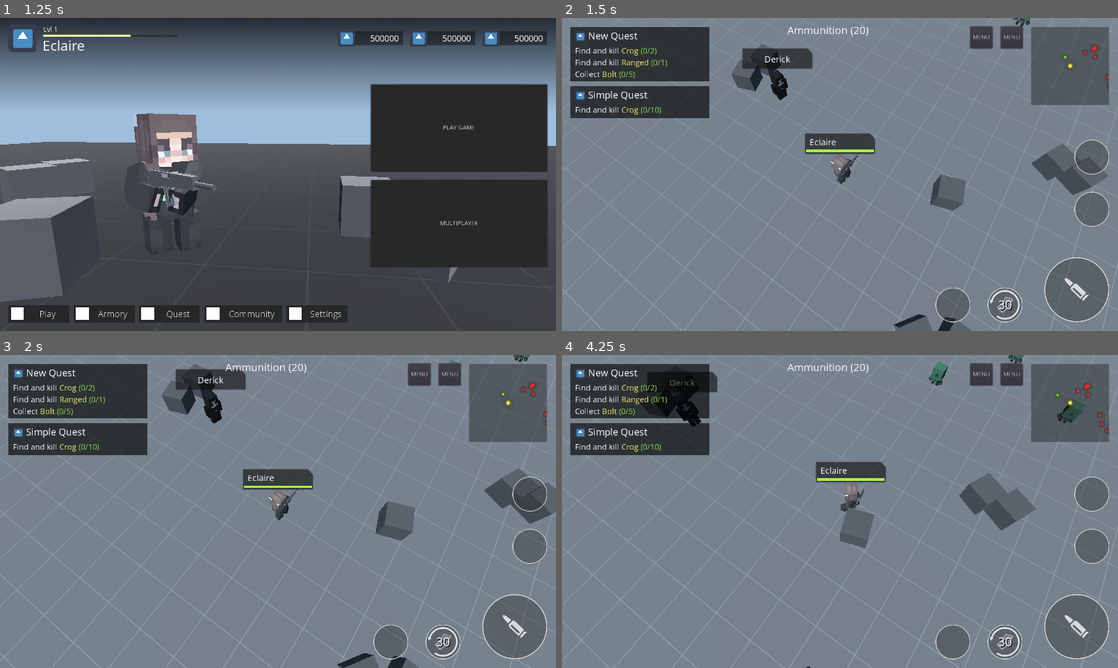
Above: before the commit, frames 1-4 (two rows, left to right).
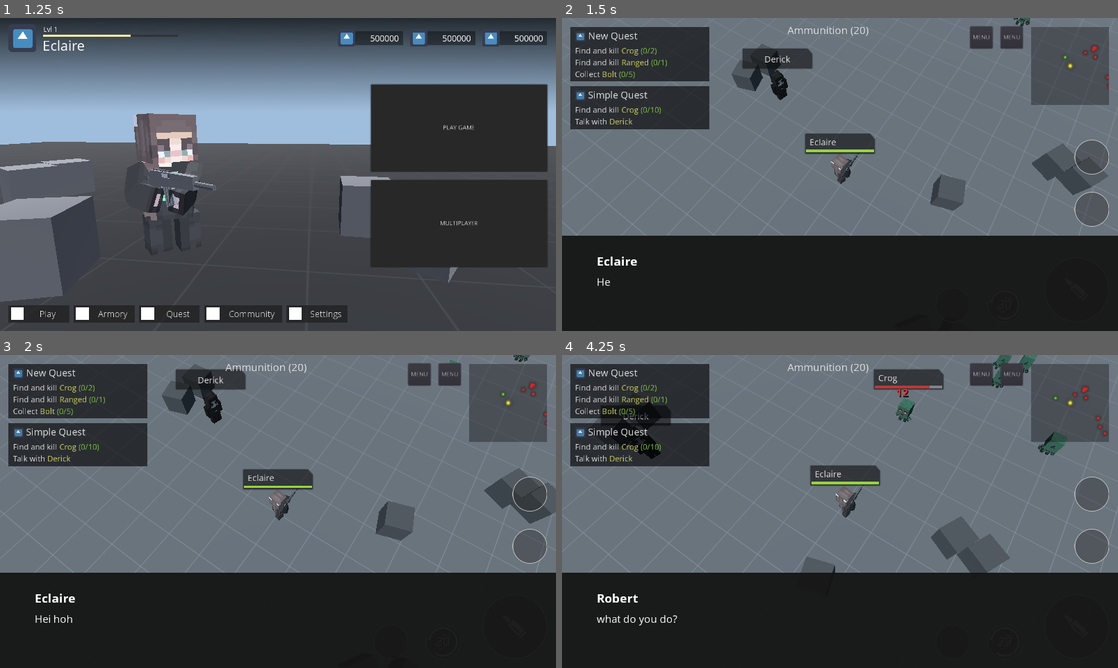
Above: after the commit, the same moments.

Repository: khairul169/PixelGunner
Game: Godot game, scene res://scenes/main_menu.tscn
Same seed, same stepped clock (60 frames per second), same inputs: the game is played once before the commit and once after it. The engine's default icon, where the game draws it, is replaced by a stand-in: a white triangle on a blue panel in a dark square.
Inputs (mouse positions are in pixels of both pictures, inside the frame that each line leads up to):
- Up to frame 1 (1.25 s): click "Play" at 0.5 s
- Up to frame 2 (1.5 s): click "PLAY GAME" at 1.25 s
- Up to frame 3 (2 s): no input
- Up to frame 4 (4.25 s): move the mouse to (962, 495) at 2.02 s; hold D 2.03-2.75 s; hold Space 2.03-2.75 s; click (962, 495) at 2.17 s; drag from (728, 527) to (812, 574) at 2.77 s; move the mouse to (895, 442) at 3.52 s; hold D from 3.53 s (still down); hold P from 3.53 s (still down); click (895, 442) at 3.67 s; tap Space at 3.8 s

Frame 1 is identical in both runs. In frame 2, 32% of the frame differs, in the area x 0-100%, y 2-100%; in frame 3, 31%; in frame 4, 42%, in the area x 0-100%, y 0-100%.

Commit message:
added conversation message

Diff:
--- a/project.godot
+++ b/project.godot
@@ -9,6 +9,11 @@
 config_version=4
 
 _global_script_classes=[ {
+"base": "Control",
+"class": "Dialog",
+"language": "GDScript",
+"path": "res://scenes/ui/dialog.gd"
+}, {
 "base": "Reference",
 "class": "Entities",
 "language": "GDScript",
@@ -35,6 +40,7 @@
 "path": "res://scenes/singleton/quest_mgr.gd"
 } ]
 _global_script_class_icons={
+"Dialog": "",
 "Entities": "",
 "Monster": "",
 "NPC": "",
--- a/scenes/player/attack.gd
+++ b/scenes/player/attack.gd
@@ -282,6 +282,10 @@
 	if (next_think > 0.0 || player.health <= 0.0):
 		return;
 
+	if (player.m_interact.can_interact):
+		player.m_interact.go_interact();
+		return;
+
 	if (wpn_clip <= 0):
 		# start reload
 		if (state != State.RELOADING):
--- a/scenes/player/interact.gd
+++ b/scenes/player/interact.gd
@@ -5,6 +5,10 @@
 
 # reference
 onready var player: Player = get_parent();
+
+# vars
+var target = null;
+var can_interact: bool = false;
 
 func _ready() -> void:
 	call_deferred("_create_area");
@@ -25,7 +29,22 @@
 	area.connect("body_exited", self, "_object_exit");
 
 func _object_enter(object: Node) -> void:
-	pass
+	if (object is NPC && !target):
+		target = object;
+		can_interact = true;
 
 func _object_exit(object: Node) -> void:
-	pass
+	if (target && target == object):
+		target = null;
+		can_interact = false;
+
+func go_interact() -> void:
+	if (!target):
+		return;
+
+	player.stop(0.5);
+	player.set_looking_at(target);
+
+	print('interacting with ', target.name);
+
+	GameState.quest.task_achieved(QuestManager.TASK_INTERACT_NPC, target);
--- a/scenes/player/player.gd
+++ b/scenes/player/player.gd
@@ -10,6 +10,7 @@
 
 onready var m_attack = $attack;
 onready var m_backpack = $backpack;
+onready var m_interact = $interact;
 
 # signals
 signal health_changed();
--- a/scenes/singleton/entities.gd
+++ b/scenes/singleton/entities.gd
@@ -8,7 +8,7 @@
 	ENHANCHER,
 	CRAFTER,
 	QUEST_GIVER
-}
+};
 
 enum Monster {
 	CROG = 0,
--- a/scenes/singleton/game_state.gd
+++ b/scenes/singleton/game_state.gd
@@ -52,6 +52,10 @@
 		'monster': Entities.Monster.CROG,
 		'count': 10
 	});
+	quest2.add_task(QuestManager.TASK_INTERACT_NPC, {
+		'npc': Entities.NPC.TRADER,
+		'name': 'Derick'
+	});
 	quest.add_quest(quest2);
 
 func _quest_completed(quest_obj) -> void:
--- a/scenes/singleton/quest_mgr.gd
+++ b/scenes/singleton/quest_mgr.gd
@@ -122,9 +122,12 @@
 			quest.set_task_data(task.id, data);
 
 		TASK_INTERACT_NPC:
+			var npc_id = data.npc if data.has('npc') else -1;
 			var name = data.name if data.has('name') else null;
-			if (args == name):
-				quest.set_task_completed(task.id);
+
+			if (args is NPC):
+				if (args.npc_type == npc_id && args.npc_name == name):
+					quest.set_task_completed(task.id);
 
 		_:
 			quest.set_task_completed(task.id);
--- a/scenes/ui.tscn
+++ b/scenes/ui.tscn
@@ -11,9 +11,22 @@
 [ext_resource path="res://sprites/controller/skill_button.png" type="Texture" id=9]
 [ext_resource path="res://scenes/ui/hud/minimap.tscn" type="PackedScene" id=10]
 [ext_resource path="res://scenes/ui/hud/quest_item.tscn" type="PackedScene" id=11]
+[ext_resource path="res://scenes/ui/dialog.gd" type="Script" id=12]
+[ext_resource path="res://fonts/OpenSans-Bold.ttf" type="DynamicFontData" id=13]
+[ext_resource path="res://scenes/ui/dialog_text.gd" type="Script" id=14]
 
 [sub_resource type="DynamicFont" id=1]
 size = 28
+use_filter = true
+font_data = ExtResource( 8 )
+
+[sub_resource type="DynamicFont" id=2]
+size = 28
+use_filter = true
+font_data = ExtResource( 13 )
+
+[sub_resource type="DynamicFont" id=3]
+size = 24
 use_filter = true
 font_data = ExtResource( 8 )
 
@@ -187,3 +200,44 @@
 custom_constants/separation = 10
 
 [node name="quest_item" parent="hud/quests" instance=ExtResource( 11 )]
+
+[node name="conversation" type="Control" parent="."]
+anchor_right = 1.0
+anchor_bottom = 1.0
+script = ExtResource( 12 )
+
+[node name="tint" type="ColorRect" parent="conversation"]
+anchor_right = 1.0
+anchor_bottom = 1.0
+color = Color( 0.0784314, 0.0784314, 0.0784314, 0.133333 )
+
+[node name="message" type="Control" parent="conversation"]
+anchor_top = 1.0
+anchor_right = 1.0
+anchor_bottom = 1.0
+margin_top = -220.0
+
+[node name="bg" type="ColorRect" parent="conversation/message"]
+anchor_right = 1.0
+anchor_bottom = 1.0
+color = Color( 0.0784314, 0.0784314, 0.0784314, 0.941176 )
+
+[node name="name" type="Label" parent="conversation/message"]
+margin_left = 80.0
+margin_top = 40.0
+margin_right = 175.0
+margin_bottom = 79.0
+custom_fonts/font = SubResource( 2 )
+text = "Eclaire"
+
+[node name="text" type="Label" parent="conversation/message"]
+anchor_right = 1.0
+anchor_bottom = 1.0
+margin_left = 80.0
+margin_top = 90.0
+margin_right = -80.0
+margin_bottom = -22.0
+custom_fonts/font = SubResource( 3 )
+text = "Le rtetstwa awdawd Le rtetstwa awdaw"
+autowrap = true
+script = ExtResource( 14 )
--- /dev/null
+++ b/scenes/ui/dialog.gd
@@ -0,0 +1,76 @@
+extends Control
+class_name Dialog
+
+# refs
+onready var msg_name = $message/name;
+onready var msg_text = $message/text;
+
+# defs
+enum {
+	DLG_MESSAGE = 0,
+	DLG_OPTIONS,
+	DLG_QUEST
+};
+
+# vars
+var conversation = [];
+var is_busy = false;
+var can_advance = false;
+
+func _ready() -> void:
+	var msg = [];
+	msg.append(create_message("Eclaire", "Hei hoho hihe ahay uhuy hoho hihe ahay uhuy hoho hihe ahay uhuy hoho hihe ahay lmao"));
+	msg.append(create_message("Robert", "what do you do?"));
+	msg.append(create_message("Eclaire", "Wahahahahaha!!!"));
+	msg.append(create_message("", "..."));
+	msg.append(create_message("Eclaire", "OwO"));
+	load_conversation(msg);
+
+func _input(event: InputEvent) -> void:
+	if (event is InputEventMouseButton && event.pressed && !is_busy):
+		next();
+
+func _dialog_completed() -> void:
+	pass
+
+func start_dialog() -> void:
+	if (conversation.empty()):
+		return;
+
+	var msg = conversation[0];
+	conversation.remove(0);
+	can_advance = true;
+
+	var msg_type = msg[0];
+	if (msg_type == DLG_MESSAGE):
+		$message/name.text = msg[1];
+		$message/text.animate_text(msg[2]);
+
+func load_conversation(messages: Array) -> void:
+	conversation = messages;
+	show();
+	start_dialog();
+
+func next() -> void:
+	if (can_advance && msg_text.animating):
+		can_advance = false;
+		msg_text.skip_msg();
+		return;
+
+	if (conversation.empty()):
+		_dialog_completed();
+		hide();
+	else:
+		start_dialog();
+
+func skip() -> void:
+	pass
+
+static func create_message(obj_name: String, msg: String) -> Array:
+	return [DLG_MESSAGE, obj_name, msg];
+
+static func create_options(options: Array) -> Array:
+	return [DLG_OPTIONS, options];
+
+static func create_quest(quest: QuestManager.Quest) -> Array:
+	return [DLG_QUEST, quest.name];
--- /dev/null
+++ b/scenes/ui/dialog_text.gd
@@ -0,0 +1,47 @@
+extends Label
+
+var available_text: String;
+var delay = 0.0;
+var next_think = 0.0;
+var text_loaded = false;
+var animating = false;
+
+func _ready() -> void:
+	set_process(false);
+
+func _process(delta: float) -> void:
+	if (!text_loaded):
+		return;
+
+	if (next_think > 0.0):
+		next_think -= delta;
+	else:
+		process_text();
+		next_think = delay;
+
+func animate_text(msg: String) -> void:
+	available_text = msg;
+	delay = 0.08;
+	next_think = 0.0;
+	text_loaded = true;
+	text = "";
+	set_process(true);
+
+func process_text() -> void:
+	var chars = available_text.substr(0, 1);
+	text += chars;
+	available_text = available_text.substr(1, available_text.length() - 1);
+	animating = true;
+
+	if (available_text.empty()):
+		stop();
+
+func skip_msg() -> void:
+	text += available_text;
+	available_text = "";
+	stop();
+
+func stop() -> void:
+	text_loaded = false;
+	set_process(false);
+	animating = false;
Not shown: 1 places in scenes/ui.tscn that only renumber resources
